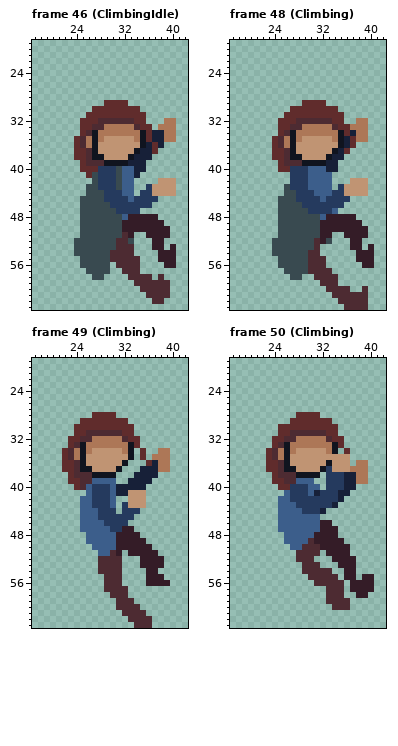
A pixel-art file gets an edit: ArcadePrototype/Assets/Art/MainCharacter/Apollo.aseprite. The picture above was drawn from the file before the commit.
64x64 pixels, 55 frames. Shown: frame 46 (ClimbingIdle): x 17..42, y 19..63; frame 48 (Climbing): x 17..42, y 19..63; frame 49 (Climbing): x 17..42, y 19..63; frame 50 (Climbing): x 17..42, y 19..63. The commit also changed other frames, which this record leaves out.
The same view after the edit:
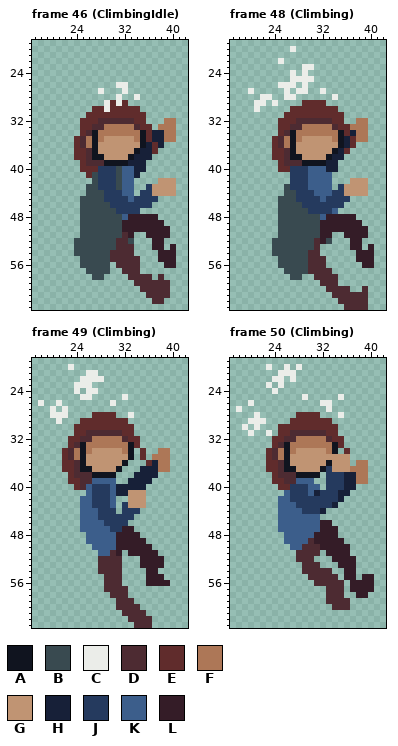
Palette (. is transparent): A #10141f  B #394a50  C #ebede9  D #4d2b32  E #602c2c  F #ad7757  G #c09473  H #172038  J #253a5e  K #3c5e8b  L #341c27
Change:
layer "GrippingStress" added
Changed rows in their new state; - is an unchanged pixel.
Frame 46 (ClimbingIdle), layer "GrippingStress":
first column x 28:
26 ---CC--
27 C---C--
28 ---C--C
29 -C-C---
30 -C-----
Frame 48 (Climbing), layer "GrippingStress":
first column x 20:
20 -------C-------
22 -----C---------
23 ---------CC----
24 -------C-C-----
25 -------CCCC----
26 -----CCC-C-----
27 C-----C-CC--C--
28 --CC--CC------C
29 -CC-C----------
30 -C-------------
Frame 49 (Climbing), layer "GrippingStress":
first column x 18:
20 -----C----------
21 --------CC------
22 -------CCCC-----
23 ------CCC-------
24 ------C-CC------
25 -------CC-----C-
26 C--C--------C---
27 --C-C-----------
28 --CCC----------C
29 ---C------------
Frame 50 (Climbing), layer "GrippingStress":
first column x 18:
20 -----C--C-C-------
21 -------CCC--------
22 ------CC-C--------
23 -----C-C----------
24 ------C-----------
25 -----------C-----C
26 --C-----------CC--
27 C--------------C--
28 ---C-------------C
29 --CCC-------------
30 -C-C--------------
31 --C--C------------
Changed places in both pictures, as pixel boxes (x1, y1, x2, y2):
changed: (98, 82, 140, 112)
added: (248, 46, 338, 112)
added: (38, 364, 134, 424)
added: (236, 364, 344, 436)
